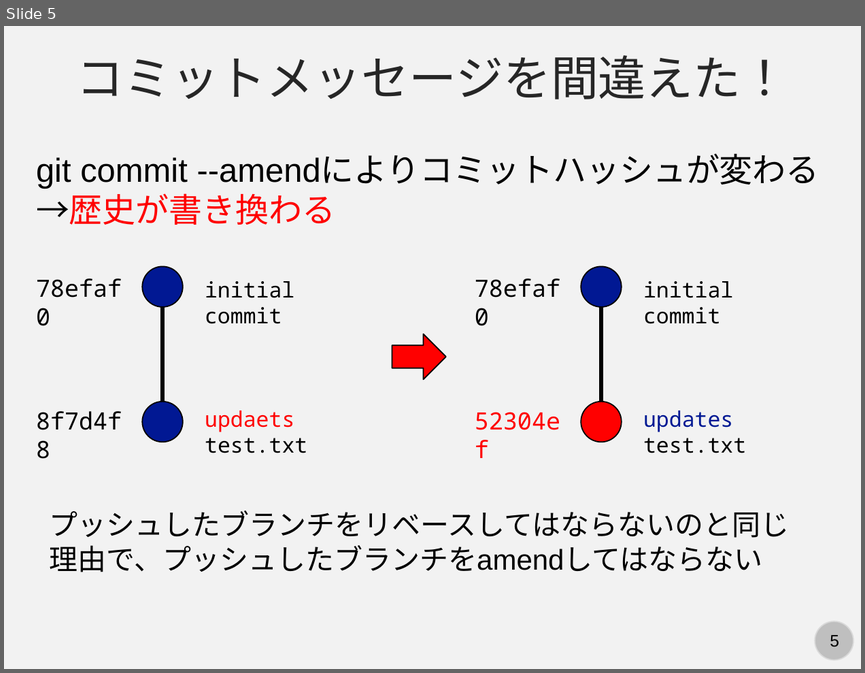
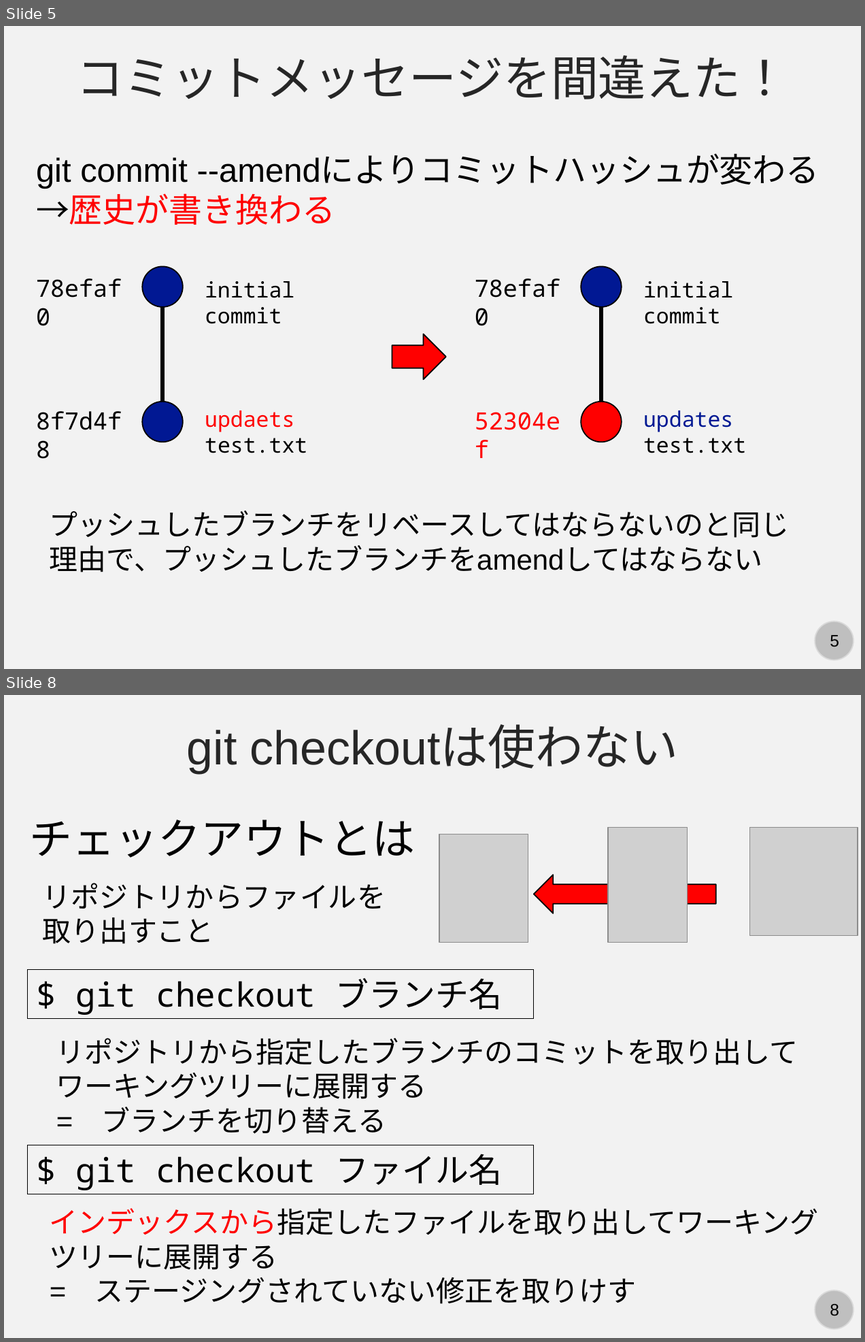
Before and after one commit to kaityo256/github, a slide deck: advanced/fig/slide.pptx. Shown one above the other, each under a label of ours: slide 5 before the commit, slides 5 and 8 after it; the slides between them are not shown. The pictures are 865x673 and 865x1342 pixels, drawn with LibreOffice and Linux fonts; fonts in the diff are those of the drawing; grey boxes stand for pictures. Boxes give left, top, right and bottom in pixels: in the first picture for what was removed or moved away, otherwise in the second. Text is boxed around its words. In the diff, an @@ line names an element or a change of style, - is before the commit and + after.

```diff
--- a/advanced/fig/slide.pptx
+++ b/advanced/fig/slide.pptx
@@ slide 8 added at (4, 695, 861, 1338), background #F2F2F2; not listed: 2 template elements that a slide beside it also shows @@
@@ text added at (187, 726, 679, 773), 40 pt, text #262626 @@
+git checkoutは使わない
@@ text added at (29, 819, 415, 858), 36 pt, text #000000 @@
+チェックアウトとは
@@ picture added at (439, 834, 528, 942) @@
@@ picture added at (608, 828, 687, 943) @@
@@ picture added at (749, 828, 857, 936) @@
@@ left arrow added at (534, 875, 716, 913), fill #FF0000, outline #000000 1 pt @@
@@ text added at (43, 883, 385, 944), 24 pt, text #000000 @@
+リポジトリからファイルを取り出すこと
@@ rectangle added at (28, 969, 534, 1018), outline #000000 0.75 pt, 28 pt, text #000000 @@
+$ git checkout ブランチ名
@@ text added at (56, 1038, 798, 1134), 24 pt, text #000000 @@
+リポジトリから指定したブランチのコミットを取り出して
+ワーキングツリーに展開する
+= ブランチを切り替える
@@ rectangle added at (28, 1145, 534, 1193), outline #000000 0.75 pt, 28 pt, text #000000 @@
+$ git checkout ファイル名
@@ text added at (50, 1208, 818, 1304), 24 pt, text #000000 @@
+インデックスから指定したファイルを取り出してワーキングツリーに展開する
+= ステージングされていない修正を取りけす
```
Also in this commit, not shown: 2 slides changed, 29 other slides added, 1 other file.
